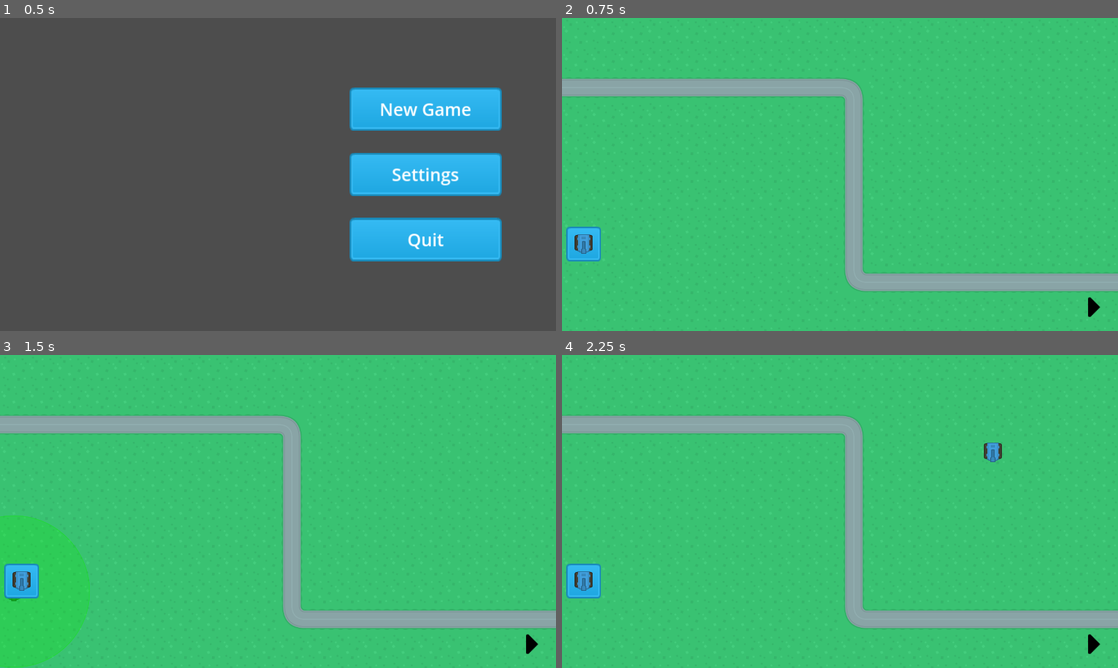
Above: before the commit, frames 1-4 (two rows, left to right).
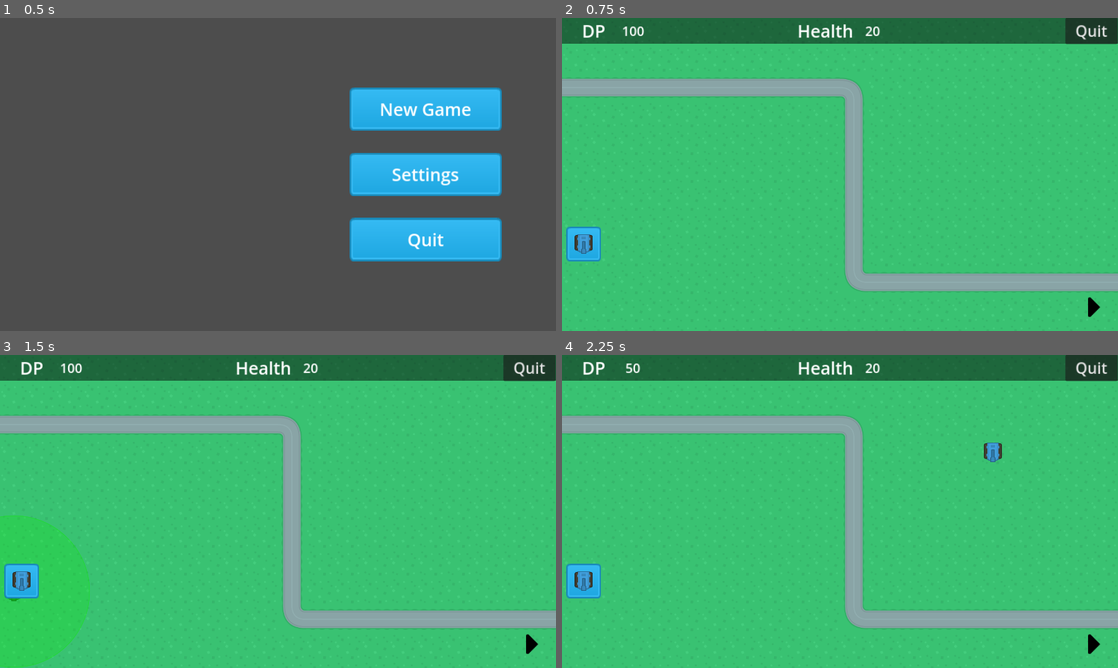
Above: after the commit, the same moments.

Repository: jamesxiu/cms_tower_defense
Game: Godot game, scene res://scene_handler.tscn
Same seed, same stepped clock (60 frames per second), same inputs: the game is played once before the commit and once after it.
Inputs (mouse positions are in pixels of both pictures, inside the frame that each line leads up to):
- Up to frame 1 (0.5 s): no input
- Up to frame 2 (0.75 s): click "New Game" at 0.5 s
- Up to frame 3 (1.5 s): click (22, 580) at 1.25 s
- Up to frame 4 (2.25 s): click (990, 445) at 2 s, where only the run after the commit has a clickable "New Game"

Frame 1 is identical in both runs. In frame 2, 8.2% of the frame differs, in the area x 0-100%, y 0-9%; in frame 3, 8.2%; in frame 4, 8.2%.

Commit message:
fully working shell

Diff:
--- a/Scenes/Enemies/enemy_1.gd
+++ b/Scenes/Enemies/enemy_1.gd
@@ -1,20 +1,26 @@
 extends PathFollow2D
 
-var health
+var health = GameData.enemy_data['enemy_1']['health']
+signal base_damage(damage)
+signal enemy_death()
+
 # Called every frame. 'delta' is the elapsed time since the previous frame.
-func _ready():
-	health = GameData.enemy_data['enemy_1']['health']
 
 func _physics_process(delta):
 	move(delta)
 
 func move(delta):
-	set_progress(get_progress() + GameData.enemy_data['enemy_1']['speed'] * delta)
+	if get_progress_ratio() == 1.0:
+		emit_signal("base_damage", health)
+		queue_free()
+	else:
+		set_progress(get_progress() + GameData.enemy_data['enemy_1']['speed'] * delta)
 
 func on_hit(damage):
 	health -= damage
 	print(health)
 	if health <= 0:
+		emit_signal("enemy_death")
 		on_destroy()
 
 func on_destroy():
--- a/Scenes/MainScenes/game_scene.gd
+++ b/Scenes/MainScenes/game_scene.gd
@@ -1,5 +1,6 @@
 extends Node2D
 
+signal game_result(result)
 var map_node
 var build_mode = false
 var build_valid = false
@@ -11,11 +12,24 @@
 var between_waves = true
 var enemies_in_wave = 0
 
+var base_health = GameData['level_data'][1]['starting_hp']
+var health_label
+var money = 100
+var money_label
+var quit_button
+
 # Called when the node enters the scene tree for the first time.
 func _ready():
 	map_node = get_node("Map1")
 	for b in get_tree().get_nodes_in_group("build_buttons"):
 		b.connect("pressed", self.initiate_build_node.bind(b.get_name()))
+	health_label = get_node("UI/HUD/InfoBar/H/Health")
+	health_label.text = str(base_health)
+	money_label = get_node("UI/HUD/InfoBar/H/DP")
+	money_label.text = str(money)
+
+	quit_button = get_node("UI/HUD/InfoBar/H/QuitButton")
+	quit_button.connect("pressed", on_quit_game)
 	# start_next_wave()
 
 # Called every frame. 'delta' is the elapsed time since the previous frame.
@@ -47,6 +61,8 @@
 func spawn_enemies(wave_data):
 	for enemy in wave_data:
 		var new_enemy = load("res://Scenes/Enemies/" + enemy[0] + ".tscn").instantiate()
+		new_enemy.connect("base_damage", on_base_damage)
+		new_enemy.connect("enemy_death", on_enemy_death)
 		map_node.get_node("Path").add_child(new_enemy, true)
 		await get_tree().create_timer(enemy[1]).timeout
 
@@ -64,7 +80,7 @@
 	var path_node = map_node.get_node("TowerExclusion")
 	var current_tile = path_node.local_to_map(mouse_position)
 	var tile_position = path_node.map_to_local(current_tile)
-	if path_node.get_cell_source_id(0, current_tile) == -1:
+	if money >= GameData['tower_data'][build_type]['cost'] and path_node.get_cell_source_id(0, current_tile) == -1:
 		for t in get_node("Map1/Towers").get_children():
 			if t.position == tile_position:
 				get_node("UI").update_tower_preview(tile_position, "e9080878")
@@ -90,5 +106,20 @@
 		new_tower.position = build_location
 		new_tower.built = true
 		new_tower.type = build_type
+		money -= GameData['tower_data'][build_type]['cost']
+		money_label.text = str(money)
 		map_node.get_node("Towers").add_child(new_tower, true)
 		map_node.get_node("TowerExclusion").set_cell(0, build_tile, 5)
+
+func on_base_damage(damage):
+	base_health -= damage
+	health_label.text = str(base_health)
+	if base_health <= 0:
+		emit_signal("game_result", false)
+
+func on_enemy_death():
+	money += 10
+	money_label.text = str(money)
+
+func on_quit_game():
+	queue_free()
--- a/Scenes/MainScenes/game_scene.tscn
+++ b/Scenes/MainScenes/game_scene.tscn
@@ -82,4 +82,63 @@
 texture_pressed = ExtResource("7_eav4v")
 stretch_mode = 0
 
+[node name="InfoBar" type="ColorRect" parent="UI/HUD"]
+self_modulate = Color(0, 0, 0, 0.470588)
+custom_minimum_size = Vector2(0, 60)
+layout_mode = 1
+anchors_preset = 10
+anchor_right = 1.0
+grow_horizontal = 2
+
+[node name="H" type="HBoxContainer" parent="UI/HUD/InfoBar"]
+layout_mode = 0
+offset_right = 40.0
+offset_bottom = 40.0
+
+[node name="DPSymbol" type="Label" parent="UI/HUD/InfoBar/H"]
+custom_minimum_size = Vector2(100, 60)
+layout_mode = 2
+theme_override_font_sizes/font_size = 40
+text = "DP"
+horizontal_alignment = 2
+vertical_alignment = 1
+
+[node name="DP" type="Label" parent="UI/HUD/InfoBar/H"]
+custom_minimum_size = Vector2(120, 60)
+layout_mode = 2
+theme_override_font_sizes/font_size = 30
+text = "100"
+horizontal_alignment = 1
+vertical_alignment = 1
+
+[node name="Padding" type="Control" parent="UI/HUD/InfoBar/H"]
+custom_minimum_size = Vector2(300, 0)
+layout_mode = 2
+
+[node name="HealthSymbol" type="Label" parent="UI/HUD/InfoBar/H"]
+custom_minimum_size = Vector2(150, 60)
+layout_mode = 2
+theme_override_font_sizes/font_size = 40
+text = "Health"
+horizontal_alignment = 1
+vertical_alignment = 1
+
+[node name="Health" type="Label" parent="UI/HUD/InfoBar/H"]
+custom_minimum_size = Vector2(60, 60)
+layout_mode = 2
+theme_override_font_sizes/font_size = 30
+text = "20"
+horizontal_alignment = 1
+vertical_alignment = 1
+
+[node name="Padding2" type="Control" parent="UI/HUD/InfoBar/H"]
+custom_minimum_size = Vector2(405, 0)
+layout_mode = 2
+
+[node name="QuitButton" type="Button" parent="UI/HUD/InfoBar/H"]
+custom_minimum_size = Vector2(120, 55)
+layout_mode = 2
+theme_override_font_sizes/font_size = 35
+text = "Quit"
+
 [connection signal="pressed" from="UI/HUD/GameControls/PausePlay" to="UI" method="_on_pause_play_pressed"]
--- a/Singletons/GameData.gd
+++ b/Singletons/GameData.gd
@@ -4,7 +4,8 @@
 	"tower_1": {
 		"range": 350,
 		"rate": 0.5,
-		"damage": 1
+		"damage": 1,
+		"cost": 50
 	}
 }
 
@@ -14,3 +15,9 @@
 		'health': 3
 	}
 }
+
+var level_data = {
+	1: {
+		'starting_hp': 20
+	}
+}
--- a/scene_handler.gd
+++ b/scene_handler.gd
@@ -10,7 +10,7 @@
 	pass
 
 func on_new_game():
-	get_node("MainMenu/Margin/VBoxContainer/NewGame").queue_free()
+	# get_node("MainMenu/Margin/VBoxContainer/NewGame").queue_free()
 	var game_scene = load("res://Scenes/MainScenes/game_scene.tscn").instantiate()
 	add_child(game_scene)
 
